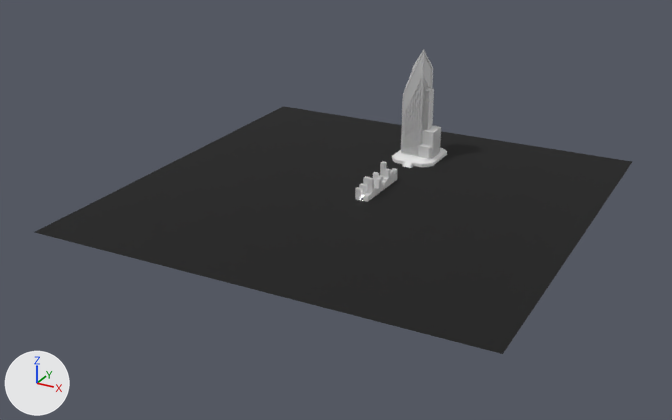
Renders of the glTF model models/ulica/ulica.gltf from each side of a commit.
Camera for both pictures: a 50 mm lens placed at (632.0, -1238.0, 591.0), pointed at (-24.0, -45.0, -5.0). Arrows for +X, +Y and +Z are at lower left; the lights stay in place. The first picture is the older version. Where no turn or scale is listed for an object, it has been applied to the vertices.
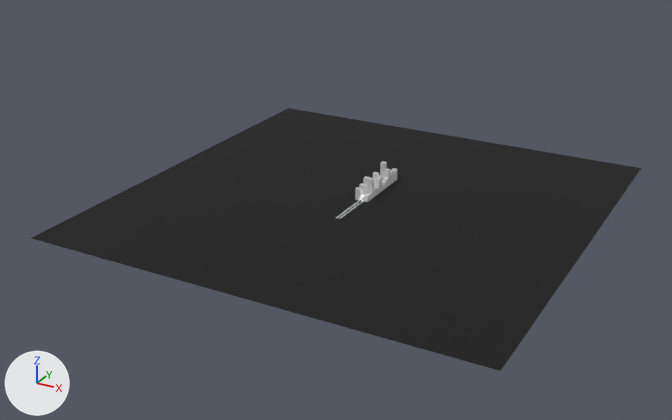
Diff of the bpy script that builds the scene:
```diff
--- a/models/ulica/ulica.gltf.py
+++ b/models/ulica/ulica.gltf.py
@@ ob_cube_004 @@
-ob_cube_004 = bpy.data.objects.new('Cube.004', me_cube_001)
-ob_cube_004.location = (-17.0, 74.0, 11.0)
@@ ob_cube_005 @@
-ob_cube_005 = bpy.data.objects.new('Cube.005', me_cube_002)
-ob_cube_005.location = (-17.0, 74.0, 11.0)
@@ ob_cube_006 @@
-ob_cube_006 = bpy.data.objects.new('Cube.006', me_cube_003)
-ob_cube_006.location = (-17.0, 74.0, 11.0)
@@ ob_cube_008 @@
-ob_cube_008 = bpy.data.objects.new('Cube.008', me_cube_005)
-ob_cube_008.location = (-17.0, 74.0, 11.0)
@@ ob_cube_009 @@
-ob_cube_009 = bpy.data.objects.new('Cube.009', me_cube_006)
-ob_cube_009.location = (-17.0, 74.0, 11.0)
@@ ob_cube_010 @@
-ob_cube_010 = bpy.data.objects.new('Cube.010', me_cube)
-ob_cube_010.location = (-2.0, 230.0, 2.0)
@@ ob_plane_001 @@
 ob_plane_001.parent = ob_soba
-ob_plane_001.location = (-14.4, 21.18, 0.631)
-ob_plane_001.rotation_euler = (-0.00728, -0.00334, 0.0187)  # degrees (-0.4, -0.2, 1.1)
+ob_plane_001.location = (0.0, 0.0, 0.0)
 ob_plane_001.scale = (364.0, 364.0, 364.0)
```

Where the change shows, as pixel boxes [x1, y1, x2, y2] in the pictures (672 x 420 px):
'Plane.001', moved, turned: before [35, 106, 632, 354]; after [32, 108, 641, 371]
'Cube.004', deleted: before [401, 50, 433, 156]
'Cube.010', deleted: before [392, 148, 447, 168]
'Cube.005', deleted: before [421, 125, 441, 158]
'Cube.009', deleted: before [422, 100, 431, 130]
'Cube.008', deleted: before [425, 88, 434, 128]
'Cube.006', deleted: before [418, 145, 431, 159]
